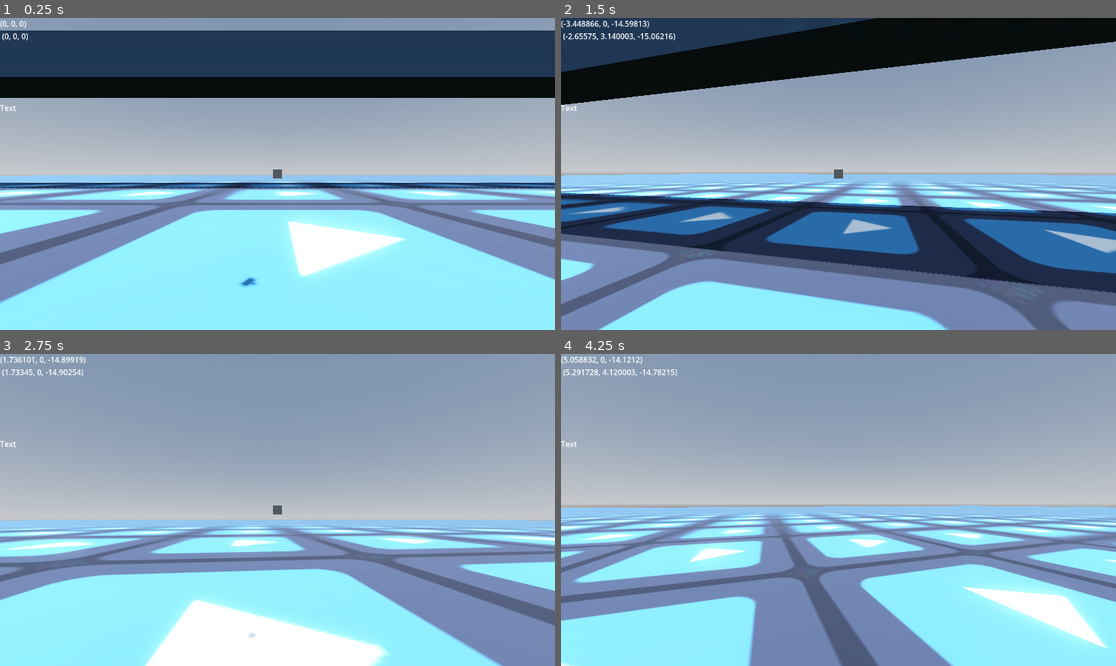
Above: before the commit, frames 1-4 (two rows, left to right).
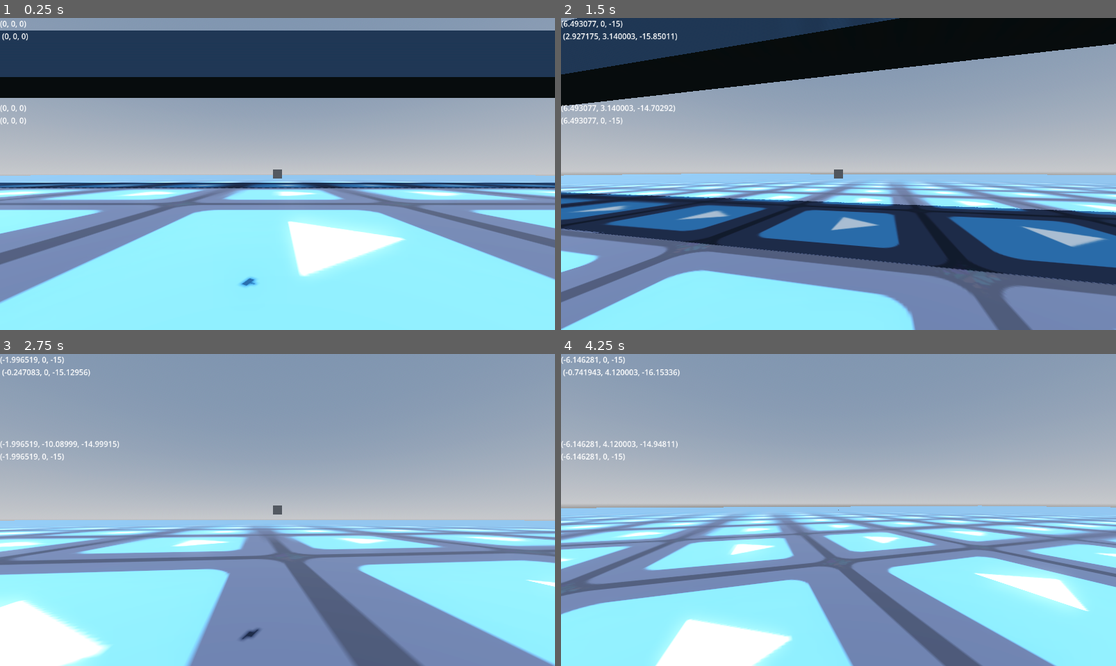
Above: after the commit, the same moments.

Repository: Joel-png/prototype
Game: Godot game, scene res://world.tscn
Same seed, same stepped clock (60 frames per second), same inputs: the game is played once before the commit and once after it. The engine's default icon, where the game draws it, is replaced by a stand-in: a white triangle on a blue panel in a dark square.
Inputs (mouse positions are in pixels of both pictures, inside the frame that each line leads up to):
- Up to frame 1 (0.25 s): no input
- Up to frame 2 (1.5 s): tap Enter at 0.5 s; move the mouse to (866, 174) at 0.52 s; hold Space (jump) 0.53-1.28 s; hold W (up) from 0.53 s (still down); move the mouse to (810, 174) at 1.27 s; click (810, 174) at 1.35 s
- Up to frame 3 (2.75 s): keep holding W (up); tap Space (jump) at 1.52, 1.55, 1.82 s; move the mouse to (288, 503) at 2.02 s; hold Space (jump) from 2.03 s (still down)
- Up to frame 4 (4.25 s): keep holding W (up); move the mouse to (832, 516) at 2.77 s; release Space (jump) at 2.78 s; click (832, 516) at 2.85 s; tap Space (jump) at 3.02, 3.05, 3.32 s; move the mouse to (877, 513) at 3.52 s; hold Space (jump) from 3.53 s (still down)

The runs differ from the first frame. In frame 1, less than 0.1% of the frame differs, in the area x 0-5%, y 27-35%; in frame 2, 20%; in frame 3, 30%, in the area x 0-100%, y 0-100%; in frame 4, 29%.

Commit message:
better bhopping and airmovement

Diff:
--- a/Scripts/Player.gd
+++ b/Scripts/Player.gd
@@ -8,6 +8,7 @@
 const TARGET_LERP = .7
 var WALK_SPEED = 15.0
 var acc_speed = 10.0
+var too_fast_slow_down = 0.90
 
 var gravity = 9.8 * 3
 
@@ -66,15 +67,15 @@
 
 	# movement
 	input_dir = Input.get_vector("left", "right", "up", "down")
-	direction = transform.basis * Vector3(input_dir.x, 0, input_dir.y).normalized()
-
+	direction = Vector3(input_dir.x, 0, input_dir.y).normalized()
+#	transform.basis *
 	var target_speed : Vector3 = direction * current_max_speed
 	var jumped = false
 
 	if Input.is_action_pressed("jump") and is_on_floor():
 		jumped = true
 		if input_dir:
-			velocity *= 1.5
+			velocity *= too_fast_slow_down
 		else:
 			velocity *= 0.9
 		velocity.y = JUMP_VELOCITY
@@ -92,22 +93,31 @@
 
 	#calculate dif between max and current speed
 	#ignore y axis
-	var speed_difference : Vector3 = target_speed - velocity
+
+	var local_velocity = transform.basis.inverse() * velocity
+
+	#only if bhopping or midair
+	if not (not jumped and is_on_floor()):
+		#keep velocity if velocity is higher than movement could make
+		if local_velocity.x < 0 and target_speed.x < 0 and local_velocity.x < -current_max_speed or local_velocity.x >= 0 and target_speed.x >= 0 and local_velocity.x > current_max_speed:
+				target_speed.x = local_velocity.x
+		if local_velocity.z < 0 and target_speed.z < 0 and local_velocity.z < -current_max_speed or local_velocity.z >= 0 and target_speed.z >= 0 and local_velocity.z > current_max_speed:
+				target_speed.z = local_velocity.z
+
+		#keep velocity when using a key that doesnt interupt velocity
+		if input_dir.x == 0:
+			target_speed.x = local_velocity.x
+		if input_dir.y == 0:
+			target_speed.z = local_velocity.z
+	var speed_difference : Vector3 = target_speed - local_velocity
 	speed_difference.y = 0
 
 	#final force that will be applied to character
 	var movement = speed_difference * acc_speed
 
 	if input_dir or (not jumped and is_on_floor()):
-		velocity = velocity + (movement) * delta
-
-		#elif not jumped and is_on_floor():
-			#velocity.x = 0.0
-			#velocity.z = 0.0
-		#elif jumped and is_on_floor():
-			#velocity.x *= 0.90
-			#velocity.z *= 0.90
-
+		velocity = velocity + (transform.basis * movement) * delta
 	move_and_slide()
 
 	debug0.text = str(target_speed) + "\n " + str(velocity)
+	debug1.text = str(local_velocity) + "\n" + str(target_speed)
